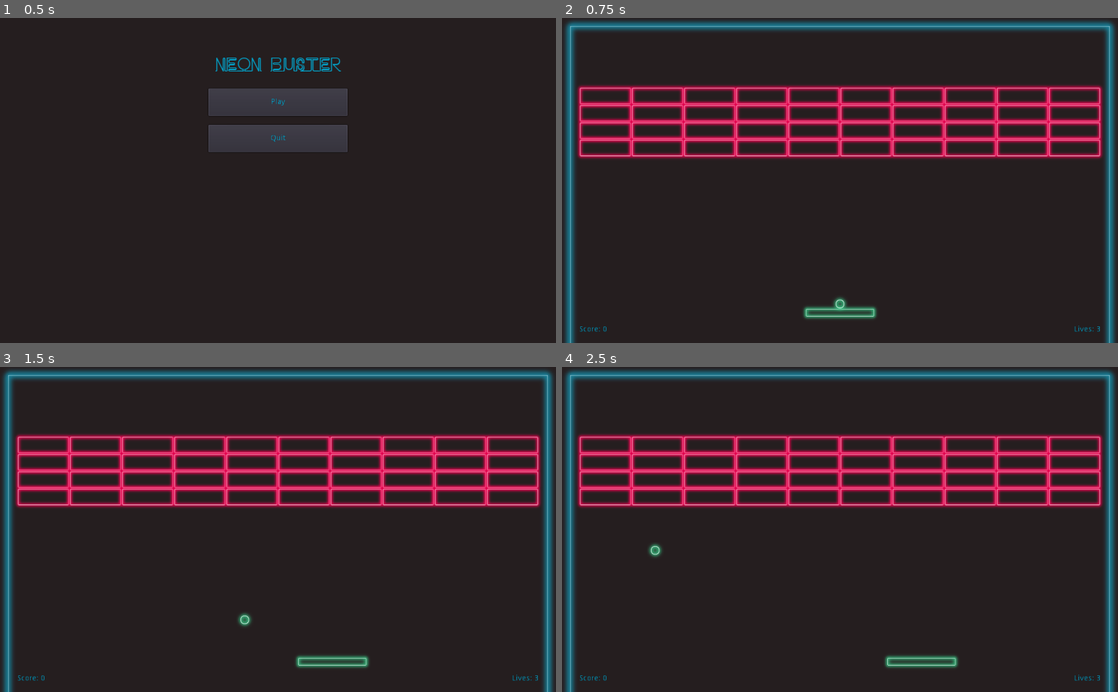
Above: before the commit, frames 1-4 (two rows, left to right).
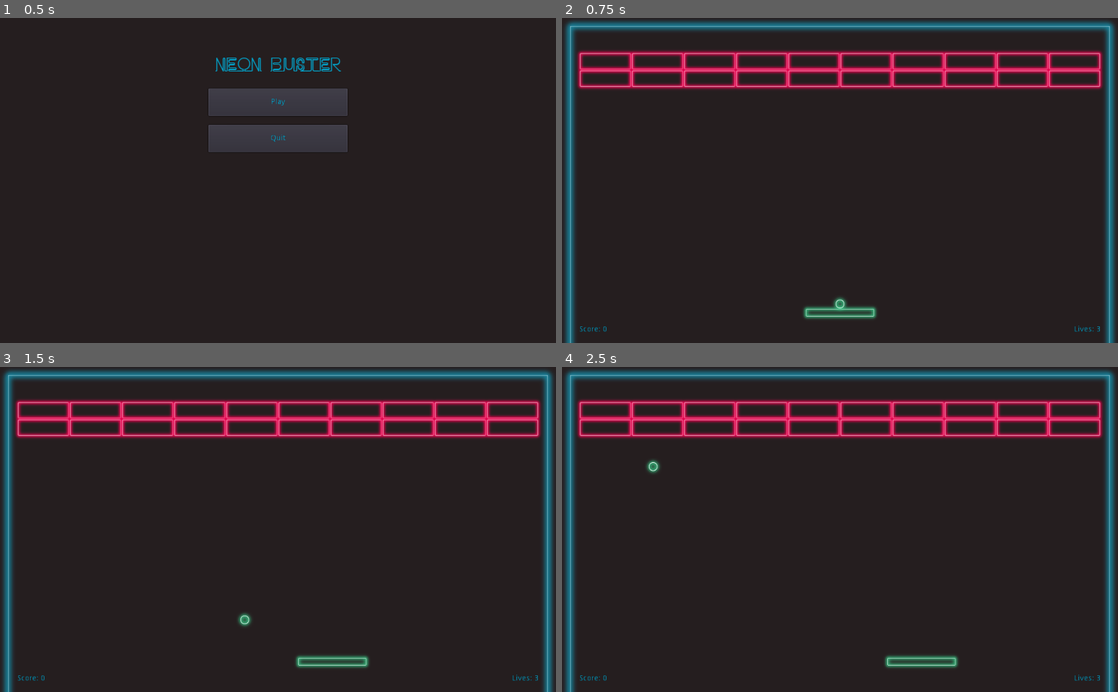
Above: after the commit, the same moments.

Repository: mrussell16/NeonBuster
Game: Godot game, scene res://ui/MainMenu.tscn
Same seed, same stepped clock (60 frames per second), same inputs: the game is played once before the commit and once after it.
Inputs:
- Up to frame 1 (0.5 s): no input
- Up to frame 2 (0.75 s): click "Play" at 0.5 s
- Up to frame 3 (1.5 s): tap Enter (ui_accept) at 1.25 s; hold Right (ui_right) from 1.28 s (still down)
- Up to frame 4 (2.5 s): tap Enter (ui_accept) at 1.52, 2.27 s; release Right (ui_right) at 2.03 s; hold Left (ui_left) from 2.03 s (still down)

Frame 1 is identical in both runs. In frame 2, 18% of the frame differs, in the area x 2-98%, y 10-44%; in frame 3, 18%; in frame 4, 18%, in the area x 2-98%, y 10-59%.

Commit message:
Loading levels

Diff:
--- a/actors/Player/Player.gd
+++ b/actors/Player/Player.gd
@@ -2,6 +2,7 @@
 
 export var paddle_speed :=  500
 export var ball_speed :=  400
+export var initial_ball_speed :=  400
 export var level_size :=  1024
 export var wall_width :=  16
 export var paddle_width :=  128
@@ -41,6 +42,7 @@
 
 func reset():
     balls[0].reset(paddle.position)
+    ball_speed = initial_ball_speed
     timer.stop()
 
 
--- a/autoload/GameManager.gd
+++ b/autoload/GameManager.gd
@@ -8,6 +8,11 @@
 export var lives := 3 setget set_lives
 export var score := 0 setget set_score
 export var blocks := 0
+export var level := 1
+export var total_levels := 2
+
+
+onready var scene_tree := get_tree()
 
 
 func set_score(value: int) -> void:
@@ -21,6 +26,7 @@
 func reset() -> void:
     lives = 3
     score = 0
+    level = 1
 
 
 func register_block() -> void:
@@ -40,4 +46,17 @@
 
 func player_died() -> void:
     lives -= 1
+    if lives <= 0:
+        level = 1
     emit_signal("lives_updated")
+
+
+func load_next_level() -> void:
+    level += 1
+    if level <= total_levels:
+        scene_tree.change_scene("res://levels/Level{level}.tscn".format({"level": level}))
+
+
+func retry() -> void:
+    reset()
+    scene_tree.change_scene("res://levels/Level{level}.tscn".format({"level": level}))
--- a/levels/Level1.tscn
+++ b/levels/Level1.tscn
@@ -19,121 +19,61 @@
 [node name="Blocks" type="Node2D" parent="."]
 
 [node name="Block" parent="Blocks" instance=ExtResource( 4 )]
-position = Vector2( 80, 144 )
+position = Vector2( 80, 80 )
 
 [node name="Block2" parent="Blocks" instance=ExtResource( 4 )]
-position = Vector2( 176, 144 )
+position = Vector2( 176, 80 )
 
 [node name="Block3" parent="Blocks" instance=ExtResource( 4 )]
-position = Vector2( 272, 144 )
+position = Vector2( 272, 80 )
 
 [node name="Block4" parent="Blocks" instance=ExtResource( 4 )]
-position = Vector2( 368, 144 )
+position = Vector2( 368, 80 )
 
 [node name="Block8" parent="Blocks" instance=ExtResource( 4 )]
-position = Vector2( 464, 144 )
+position = Vector2( 464, 80 )
 
 [node name="Block7" parent="Blocks" instance=ExtResource( 4 )]
-position = Vector2( 560, 144 )
+position = Vector2( 560, 80 )
 
 [node name="Block6" parent="Blocks" instance=ExtResource( 4 )]
-position = Vector2( 656, 144 )
+position = Vector2( 656, 80 )
 
 [node name="Block5" parent="Blocks" instance=ExtResource( 4 )]
-position = Vector2( 752, 144 )
+position = Vector2( 752, 80 )
 
 [node name="Block11" parent="Blocks" instance=ExtResource( 4 )]
-position = Vector2( 848, 144 )
+position = Vector2( 848, 80 )
 
 [node name="Block10" parent="Blocks" instance=ExtResource( 4 )]
-position = Vector2( 944, 144 )
+position = Vector2( 944, 80 )
 
 [node name="Block20" parent="Blocks" instance=ExtResource( 4 )]
-position = Vector2( 80, 176 )
+position = Vector2( 80, 112 )
 
 [node name="Block19" parent="Blocks" instance=ExtResource( 4 )]
-position = Vector2( 176, 176 )
+position = Vector2( 176, 112 )
 
 [node name="Block18" parent="Blocks" instance=ExtResource( 4 )]
-position = Vector2( 272, 176 )
+position = Vector2( 272, 112 )
 
 [node name="Block17" parent="Blocks" instance=ExtResource( 4 )]
-position = Vector2( 368, 176 )
+position = Vector2( 368, 112 )
 
 [node name="Block16" parent="Blocks" instance=ExtResource( 4 )]
-position = Vector2( 464, 176 )
+position = Vector2( 464, 112 )
 
 [node name="Block15" parent="Blocks" instance=ExtResource( 4 )]
-position = Vector2( 560, 176 )
+position = Vector2( 560, 112 )
 
 [node name="Block14" parent="Blocks" instance=ExtResource( 4 )]
-position = Vector2( 656, 176 )
+position = Vector2( 656, 112 )
 
 [node name="Block9" parent="Blocks" instance=ExtResource( 4 )]
-position = Vector2( 752, 176 )
+position = Vector2( 752, 112 )
 
 [node name="Block13" parent="Blocks" instance=ExtResource( 4 )]
-position = Vector2( 848, 176 )
+position = Vector2( 848, 112 )
 
 [node name="Block12" parent="Blocks" instance=ExtResource( 4 )]
-position = Vector2( 944, 176 )
-
-[node name="Block30" parent="Blocks" instance=ExtResource( 4 )]
-position = Vector2( 80, 208 )
-
-[node name="Block29" parent="Blocks" instance=ExtResource( 4 )]
-position = Vector2( 176, 208 )
-
-[node name="Block28" parent="Blocks" instance=ExtResource( 4 )]
-position = Vector2( 272, 208 )
-
-[node name="Block27" parent="Blocks" instance=ExtResource( 4 )]
-position = Vector2( 368, 208 )
-
-[node name="Block26" parent="Blocks" instance=ExtResource( 4 )]
-position = Vector2( 464, 208 )
-
-[node name="Block25" parent="Blocks" instance=ExtResource( 4 )]
-position = Vector2( 560, 208 )
-
-[node name="Block24" parent="Blocks" instance=ExtResource( 4 )]
-position = Vector2( 656, 208 )
-
-[node name="Block23" parent="Blocks" instance=ExtResource( 4 )]
-position = Vector2( 752, 208 )
-
-[node name="Block22" parent="Blocks" instance=ExtResource( 4 )]
-position = Vector2( 848, 208 )
-
-[node name="Block21" parent="Blocks" instance=ExtResource( 4 )]
-position = Vector2( 944, 208 )
-
-[node name="Block40" parent="Blocks" instance=ExtResource( 4 )]
-position = Vector2( 80, 240 )
-
-[node name="Block39" parent="Blocks" instance=ExtResource( 4 )]
-position = Vector2( 176, 240 )
-
-[node name="Block38" parent="Blocks" instance=ExtResource( 4 )]
-position = Vector2( 272, 240 )
-
-[node name="Block37" parent="Blocks" instance=ExtResource( 4 )]
-position = Vector2( 368, 240 )
-
-[node name="Block36" parent="Blocks" instance=ExtResource( 4 )]
-position = Vector2( 464, 240 )
-
-[node name="Block35" parent="Blocks" instance=ExtResource( 4 )]
-position = Vector2( 560, 240 )
-
-[node name="Block34" parent="Blocks" instance=ExtResource( 4 )]
-position = Vector2( 656, 240 )
-
-[node name="Block33" parent="Blocks" instance=ExtResource( 4 )]
-position = Vector2( 752, 240 )
-
-[node name="Block32" parent="Blocks" instance=ExtResource( 4 )]
-position = Vector2( 848, 240 )
-
-[node name="Block31" parent="Blocks" instance=ExtResource( 4 )]
-position = Vector2( 944, 240 )
+position = Vector2( 944, 112 )
--- /dev/null
+++ b/levels/Level2.tscn
@@ -0,0 +1,109 @@
+[gd_scene load_steps=5 format=2]
+
+[ext_resource path="res://actors/Player/Player.tscn" type="PackedScene" id=1]
+[ext_resource path="res://levels/Walls.tscn" type="PackedScene" id=2]
+[ext_resource path="res://ui/HUD.tscn" type="PackedScene" id=3]
+[ext_resource path="res://actors/Block/Block.tscn" type="PackedScene" id=4]
+
+[node name="Level1" type="Node2D"]
+
+[node name="CanvasLayer" type="CanvasLayer" parent="."]
+
+[node name="HUD" parent="CanvasLayer" instance=ExtResource( 3 )]
+
+[node name="Walls" parent="." instance=ExtResource( 2 )]
+
+[node name="Player" parent="." instance=ExtResource( 1 )]
+position = Vector2( 512, 544 )
+
+[node name="Blocks" type="Node2D" parent="."]
+
+[node name="Block" parent="Blocks" instance=ExtResource( 4 )]
+position = Vector2( 80, 80 )
+
+[node name="Block10" parent="Blocks" instance=ExtResource( 4 )]
+position = Vector2( 944, 80 )
+
+[node name="Block20" parent="Blocks" instance=ExtResource( 4 )]
+position = Vector2( 80, 112 )
+
+[node name="Block19" parent="Blocks" instance=ExtResource( 4 )]
+position = Vector2( 176, 112 )
+
+[node name="Block13" parent="Blocks" instance=ExtResource( 4 )]
+position = Vector2( 848, 112 )
+
+[node name="Block12" parent="Blocks" instance=ExtResource( 4 )]
+position = Vector2( 944, 112 )
+
+[node name="Block30" parent="Blocks" instance=ExtResource( 4 )]
+position = Vector2( 80, 144 )
+
+[node name="Block29" parent="Blocks" instance=ExtResource( 4 )]
+position = Vector2( 176, 144 )
+
+[node name="Block28" parent="Blocks" instance=ExtResource( 4 )]
+position = Vector2( 272, 144 )
+
+[node name="Block23" parent="Blocks" instance=ExtResource( 4 )]
+position = Vector2( 752, 144 )
+
+[node name="Block22" parent="Blocks" instance=ExtResource( 4 )]
+position = Vector2( 848, 144 )
+
+[node name="Block21" parent="Blocks" instance=ExtResource( 4 )]
+position = Vector2( 944, 144 )
+
+[node name="Block39" parent="Blocks" instance=ExtResource( 4 )]
+position = Vector2( 176, 176 )
+
+[node name="Block38" parent="Blocks" instance=ExtResource( 4 )]
+position = Vector2( 272, 176 )
+
+[node name="Block37" parent="Blocks" instance=ExtResource( 4 )]
+position = Vector2( 368, 176 )
+
+[node name="Block34" parent="Blocks" instance=ExtResource( 4 )]
+position = Vector2( 656, 176 )
+
+[node name="Block33" parent="Blocks" instance=ExtResource( 4 )]
+position = Vector2( 752, 176 )
+
+[node name="Block32" parent="Blocks" instance=ExtResource( 4 )]
+position = Vector2( 848, 176 )
+
+[node name="Block78" parent="Blocks" instance=ExtResource( 4 )]
+position = Vector2( 272, 208 )
+
+[node name="Block77" parent="Blocks" instance=ExtResource( 4 )]
+position = Vector2( 368, 208 )
+
+[node name="Block76" parent="Blocks" instance=ExtResource( 4 )]
+position = Vector2( 464, 208 )
+
+[node name="Block75" parent="Blocks" instance=ExtResource( 4 )]
+position = Vector2( 560, 208 )
+
+[node name="Block74" parent="Blocks" instance=ExtResource( 4 )]
+position = Vector2( 656, 208 )
+
+[node name="Block73" parent="Blocks" instance=ExtResource( 4 )]
+position = Vector2( 752, 208 )
+
+[node name="Block67" parent="Blocks" instance=ExtResource( 4 )]
+position = Vector2( 368, 240 )
+
+[node name="Block66" parent="Blocks" instance=ExtResource( 4 )]
+position = Vector2( 464, 240 )
+
+[node name="Block65" parent="Blocks" instance=ExtResource( 4 )]
+position = Vector2( 560, 240 )
+
+[node name="Block64" parent="Blocks" instance=ExtResource( 4 )]
+position = Vector2( 656, 240 )
+
+[node name="Block56" parent="Blocks" instance=ExtResource( 4 )]
+position = Vector2( 464, 272 )
+
+[node name="Block55" parent="Blocks" instance=ExtResource( 4 )]
+position = Vector2( 560, 272 )
--- a/ui/HUD.gd
+++ b/ui/HUD.gd
@@ -51,7 +51,10 @@
     score_label.text = SCORE_TEMPLATE.format({"score": GameManager.score})
 
     if GameManager.blocks == 0:
-        set_paused(true, WIN_MESSAGE)
+        if GameManager.level < GameManager.total_levels:
+            GameManager.load_next_level()
+        else:
+            set_paused(true, WIN_MESSAGE)
 
 
 func _on_lives_updated() -> void:
@@ -62,9 +65,8 @@
 
 
 func _on_Retry_pressed() -> void:
-    GameManager.score = 0
+    GameManager.retry()
     scene_tree.paused = false
-    scene_tree.reload_current_scene()
 
 
 func _on_Continue_pressed() -> void:
Not shown, changed: README.md
